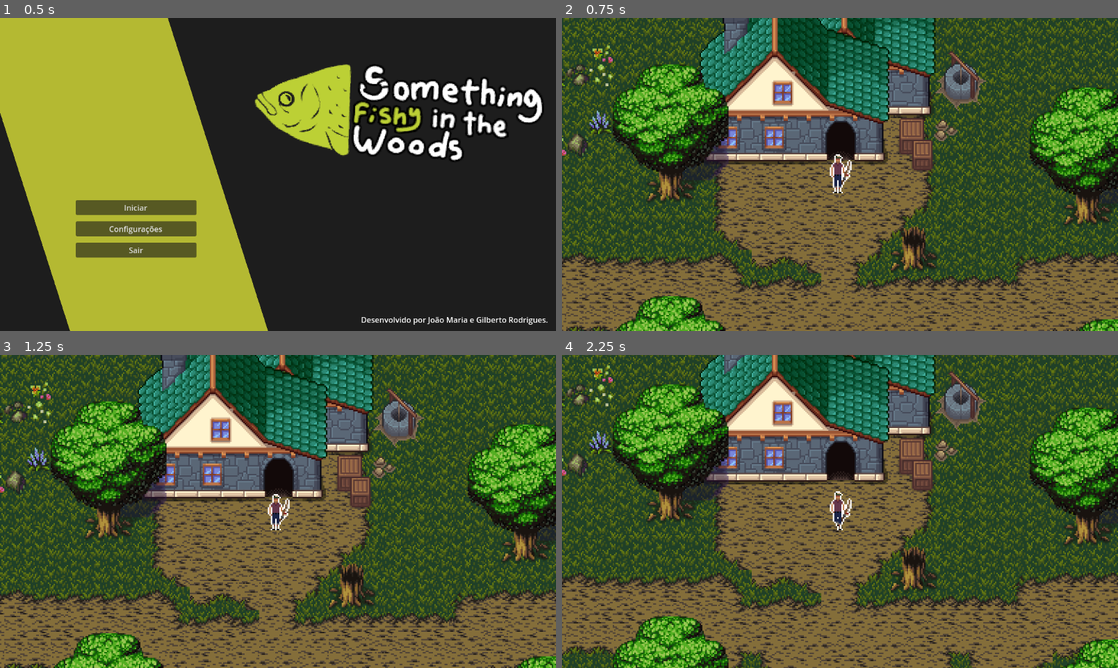
Above: before the commit, frames 1-4 (two rows, left to right).
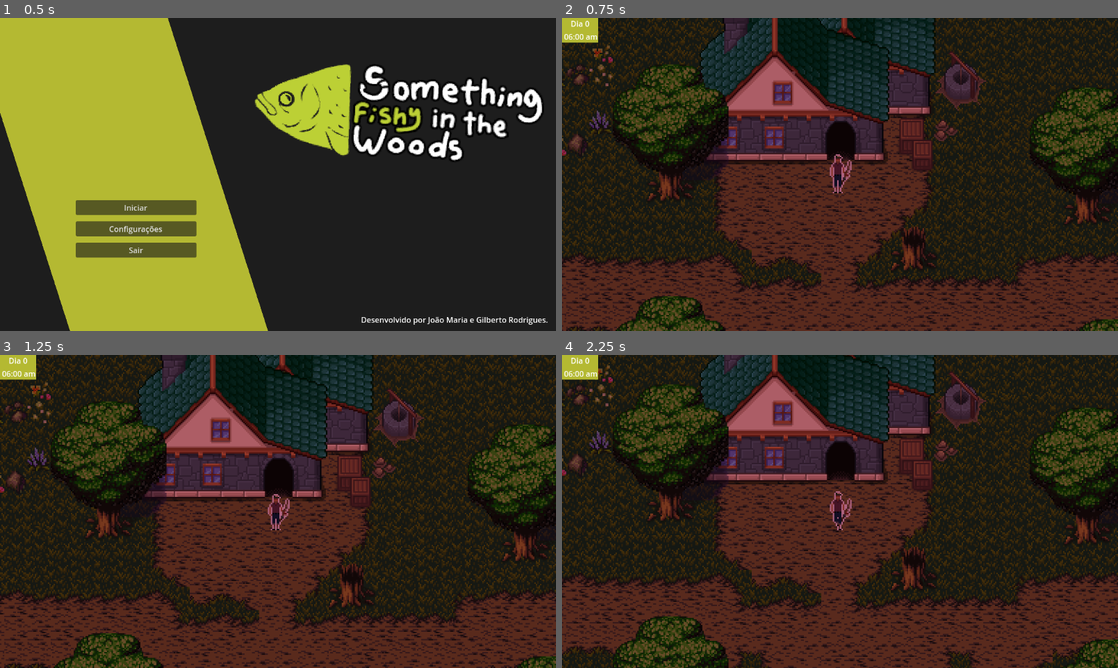
Above: after the commit, the same moments.

Repository: gilbertoknd/Something_Fishy_In_The_Woods
Game: Godot game, scene res://scenes/interface/main_menu.tscn
The game is run twice, just before and just after one commit, with the same random seed, the same clock (stepped at 60 frames per second) and the same inputs.
Inputs (mouse positions are in pixels of both pictures, inside the frame that each line leads up to):
- Up to frame 1 (0.5 s): no input
- Up to frame 2 (0.75 s): click "Iniciar" at 0.5 s
- Up to frame 3 (1.25 s): no input
- Up to frame 4 (2.25 s): tap Enter at 1.25 s; move the mouse to (962, 495) at 1.27 s; press the mouse at (962, 495) at 1.28 s; hold D (Move_right) 1.28-2.03 s; tap Space at 2 s; move the mouse to (728, 527) at 2.02 s; release the mouse at (728, 527) at 2.03 s; hold S (Move_down) from 2.03 s (still down); click (728, 527) at 2.1 s

Frame 1 is identical in both runs. In frame 2, 94% of the frame differs, in the area x 0-100%, y 0-100%; in frame 3, 94%; in frame 4, 94%.

Commit message:
Update ciclo dia e noite

Diff:
--- a/scenes/forest.tscn
+++ b/scenes/forest.tscn
@@ -1,9 +1,11 @@
-[gd_scene load_steps=8 format=4 uid="uid://efko3wa6vvj1"]
+[gd_scene load_steps=10 format=4 uid="uid://b11baigppp4c6"]
 
 [ext_resource type="Texture2D" uid="uid://k7ccg3ta58lh" path="res://assets/Tilemaps/forest/gentle forest v02.png" id="1_0afsd"]
 [ext_resource type="PackedScene" uid="uid://c142hmjragpp8" path="res://scenes/objects/house_exterior.tscn" id="2_bgcxa"]
 [ext_resource type="PackedScene" uid="uid://bx5n42qcksnv4" path="res://scenes/objects/player.tscn" id="3_bgcxa"]
 [ext_resource type="PackedScene" uid="uid://b4oka4qa84vgf" path="res://scenes/objects/waterBody.tscn" id="3_yj5dr"]
+[ext_resource type="PackedScene" uid="uid://bskvvvb7c3fe5" path="res://scenes/interface/day_night_cycle.tscn" id="5_ax4ho"]
+[ext_resource type="PackedScene" uid="uid://cvo67qm2cv1or" path="res://scenes/interface/day_night_cycle_ui.tscn" id="6_sek5r"]
 
 [sub_resource type="TileSetAtlasSource" id="TileSetAtlasSource_yj5dr"]
 texture = ExtResource("1_0afsd")
@@ -420,3 +422,21 @@
 [node name="Player" parent="." instance=ExtResource("3_bgcxa")]
 z_index = 1
 position = Vector2(349, -132)
+
+[node name="DayNightCycle" parent="." instance=ExtResource("5_ax4ho")]
+
+[node name="UILayer" type="CanvasLayer" parent="."]
+
+[node name="DayNightCycleUI" parent="UILayer" instance=ExtResource("6_sek5r")]
+z_index = 5
+custom_minimum_size = Vector2(75, 51)
+anchors_preset = 0
+anchor_right = 0.0
+anchor_bottom = 0.0
+offset_right = 75.0
+offset_bottom = 51.0
+grow_horizontal = 1
+grow_vertical = 1
+metadata/_edit_use_anchors_ = true
+
+[connection signal="time_tick" from="DayNightCycle" to="UILayer/DayNightCycleUI" method="_on_day_night_cycle_time_tick"]
--- /dev/null
+++ b/scenes/interface/day_night_cycle.tscn
@@ -0,0 +1,17 @@
+[gd_scene load_steps=4 format=3 uid="uid://bskvvvb7c3fe5"]
+
+[ext_resource type="Script" uid="uid://dvwox3fonymi2" path="res://scripts/Interface/day_night_cycle.gd" id="1_4rn24"]
+
+[sub_resource type="Gradient" id="Gradient_o7epk"]
+interpolation_mode = 2
+offsets = PackedFloat32Array(0, 0.211679, 0.394161, 0.532847, 0.635036, 0.729927, 1)
+colors = PackedColorArray(0.137255, 0.0980392, 0.27451, 1, 0.186184, 0.137351, 0.357807, 1, 0.317636, 0.246396, 0.576061, 1, 0.763604, 0.423386, 0.47117, 1, 0.877861, 0.576749, 0.493009, 1, 0.913376, 0.674018, 0.5605, 1, 1, 1, 1, 1)
+metadata/_snap_count = 12
+
+[sub_resource type="GradientTexture1D" id="GradientTexture1D_mwesc"]
+gradient = SubResource("Gradient_o7epk")
+width = 2048
+
+[node name="DayNightCycle" type="CanvasModulate"]
+script = ExtResource("1_4rn24")
+gradient = SubResource("GradientTexture1D_mwesc")
--- /dev/null
+++ b/scenes/interface/day_night_cycle_ui.tscn
@@ -0,0 +1,47 @@
+[gd_scene load_steps=2 format=3 uid="uid://cvo67qm2cv1or"]
+
+[ext_resource type="Script" uid="uid://ht1osdd4fmwd" path="res://scripts/Interface/day_night_cycle_ui.gd" id="1_5blnw"]
+
+[node name="DayNightCycleUI" type="Control"]
+layout_mode = 3
+anchors_preset = 15
+anchor_right = 1.0
+anchor_bottom = 1.0
+grow_horizontal = 2
+grow_vertical = 2
+script = ExtResource("1_5blnw")
+
+[node name="VBoxContainer" type="VBoxContainer" parent="."]
+layout_mode = 1
+offset_right = 75.0
+offset_bottom = 75.0
+
+[node name="CenterContainerDay" type="CenterContainer" parent="VBoxContainer"]
+layout_mode = 2
+size_flags_horizontal = 4
+size_flags_vertical = 4
+
+[node name="DayLabel" type="Label" parent="VBoxContainer/CenterContainerDay"]
+z_index = 5
+layout_mode = 2
+text = "Dia 1"
+
+[node name="CenterContainerTime" type="CenterContainer" parent="VBoxContainer"]
+layout_mode = 2
+size_flags_vertical = 4
+
+[node name="TimeLabel" type="Label" parent="VBoxContainer/CenterContainerTime"]
+z_index = 5
+layout_mode = 2
+text = "12:00 am"
+
+[node name="ColorRect" type="ColorRect" parent="."]
+z_index = 2
+custom_minimum_size = Vector2(75, 51)
+layout_mode = 1
+anchors_preset = -1
+anchor_right = 0.065
+anchor_bottom = 0.079
+offset_right = 0.119995
+offset_bottom = -0.192001
+color = Color(0.705882, 0.72549, 0.196078, 1)
--- a/scenes/map.tscn
+++ b/scenes/map.tscn
@@ -1,8 +1,9 @@
-[gd_scene load_steps=14 format=4 uid="uid://bu65fpkjdbf1g"]
+[gd_scene load_steps=15 format=4 uid="uid://bu65fpkjdbf1g"]
 
 [ext_resource type="Texture2D" uid="uid://d3rik75njvhjc" path="res://assets/Tilemaps/placeholder_TL.png" id="1_4xfga"]
 [ext_resource type="PackedScene" uid="uid://bx5n42qcksnv4" path="res://scenes/objects/player.tscn" id="1_paxxb"]
 [ext_resource type="PackedScene" uid="uid://b4oka4qa84vgf" path="res://scenes/objects/waterBody.tscn" id="3_gldc4"]
+[ext_resource type="PackedScene" uid="uid://bskvvvb7c3fe5" path="res://scenes/interface/day_night_cycle.tscn" id="4_wk1to"]
 
 [sub_resource type="TileSetAtlasSource" id="TileSetAtlasSource_paxxb"]
 texture = ExtResource("1_4xfga")
@@ -271,3 +272,5 @@
 
 [node name="CollisionPolygon2D" type="CollisionPolygon2D" parent="mapa/WaterBody"]
 polygon = PackedVector2Array(659, 367, 675, 367, 678, 428, 597, 500, 322, 417, 218, 400, 179, 351, 97, 419, 95, 442, -1 …(352 unchanged characters)…
+
+[node name="DayNightCycle" parent="mapa" instance=ExtResource("4_wk1to")]
--- /dev/null
+++ b/scripts/Interface/day_night_cycle.gd
@@ -0,0 +1,37 @@
+extends CanvasModulate
+
+const MINUTES_PER_DAY = 1440
+const MINUTES_PER_HOUR = 60
+const INGAME_TO_REAL_MINUTE_DURATION = (2 * PI) / MINUTES_PER_DAY
+
+signal time_tick(day:int, hour:int, minute:int)
+
+@export var gradient:GradientTexture1D
+@export var day_speed = 1
+@export var inital_hour = 6
+
+var time:float = 0.0
+
+func _ready() -> void:
+	set_process(true)
+	time = INGAME_TO_REAL_MINUTE_DURATION * inital_hour * MINUTES_PER_HOUR
+
+func _process(delta: float) -> void:
+	time += (delta * day_speed *INGAME_TO_REAL_MINUTE_DURATION)
+	var value = (sin(time - PI / 2) + 1.0) / 2.0 #Funcao para o loop do dia e noite
+	self.color = gradient.gradient.sample(value)
+
+	_recalculate_time()
+
+func _recalculate_time() -> void:
+	var total_minutes = int(time / INGAME_TO_REAL_MINUTE_DURATION)
+
+	var day = int(total_minutes / MINUTES_PER_DAY)
+
+	var current_day_minutes = total_minutes % MINUTES_PER_DAY
+
+	var hour = int(current_day_minutes / MINUTES_PER_HOUR)
+
+	var minute = int(current_day_minutes % MINUTES_PER_HOUR)
+
+	time_tick.emit(day, hour, minute) #Emite sinal de mudança do tempo, para o UI
--- /dev/null
+++ b/scripts/Interface/day_night_cycle_ui.gd
@@ -0,0 +1,11 @@
+extends Control
+
+@onready var label_day = $VBoxContainer/CenterContainerDay/DayLabel
+@onready var label_time = $VBoxContainer/CenterContainerTime/TimeLabel
+
+func _on_day_night_cycle_time_tick(day: int, hour: int, minute: int) -> void:
+	label_day.text = "Dia %d" % day
+	if hour > 12:
+		label_time.text = " %02d:%02d pm" % [hour, minute]
+	else:
+		label_time.text = " %02d:%02d am" % [hour, minute]
--- /dev/null
+++ b/something_fishy_in_the_woods/icon.svg
@@ -0,0 +1 @@
+<svg xmlns="http://www.w3.org/2000/svg" width="128" height="128"><rect width="124" height="124" x="2" y="2" fill="#363d52" stroke="#212532" stroke-width="4" rx="14"/><g fill="#fff" transform="translate(12.322 12.322)scale(.101)"><path d="M105 673v33q407 354 814 0v-33z"/><path fill="#478cbf" d="m105 673 152 14q12 1 15 14l4 67 132 10 8-61q2-11 15-15h162q13 4 15 15l8 61 132-10 4-67q3-13 15-14l152-14V427q30-39 56-81-35-59-83-108-43 20-82 47-40-37-88-64 7-51 8-102-59-28-123-42-26 43-46 89-49-7-98 0-20-46-46-89-64 14-123 42 1 51 8 102-48 27-88 64-39-27-82-47-48 49-83 108 26 42 56 81zm0 33v39c0 276 813 276 814 0v-39l-134 12-5 69q-2 10-14 13l-162 11q-12 0-16-11l-10-65H446l-10 65q-4 11-16 11l-162-11q-12-3-14-13l-5-69z"/><path d="M483 600c0 34 58 34 58 0v-86c0-34-58-34-58 0z"/><circle cx="725" cy="526" r="90"/><circle cx="299" cy="526" r="90"/></g><g fill="#414042" transform="translate(12.322 12.322)scale(.101)"><circle cx="307" cy="532" r="60"/><circle cx="717" cy="532" r="60"/></g></svg>
--- /dev/null
+++ b/something_fishy_in_the_woods/project.godot
@@ -0,0 +1,15 @@
+; Engine configuration file.
+; It's best edited using the editor UI and not directly,
+; since the parameters that go here are not all obvious.
+;
+; Format:
+;   [section] ; section goes between []
+;   param=value ; assign values to parameters
+
+config_version=5
+
+[application]
+
+config/name="Something_Fishy_In_The_Woods"
+config/features=PackedStringArray("4.4", "Forward Plus")
+config/icon="res://icon.svg"
Not shown, added: scripts/Interface/day_night_cycle.gd.uid
Not shown, added: scripts/Interface/day_night_cycle_ui.gd.uid
Not shown, added: something_fishy_in_the_woods/icon.svg.import
Not shown, added: something_fishy_in_the_woods/.editorconfig
Not shown, added: something_fishy_in_the_woods/.gitattributes
Not shown, added: something_fishy_in_the_woods/.gitignore
